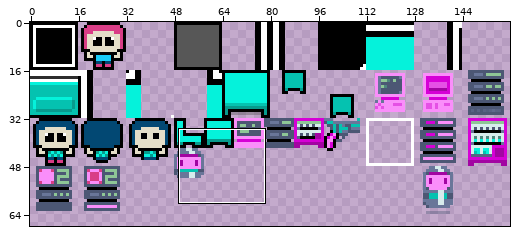
One commit to this sprite sheet: atlas.png. Above, an overview of the earlier version with the close-up marked.
Close-up. Before the commit:
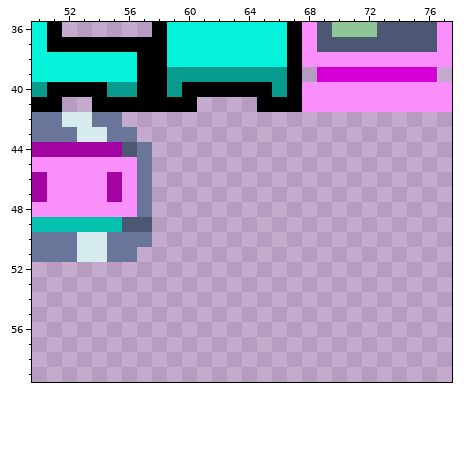
The file is 160x80 pixels. Colours within 5 levels of each other are drawn and written as one. Shown: x 50..77, y 36..59. The wide view leaves out empty margins.
And afterwards:
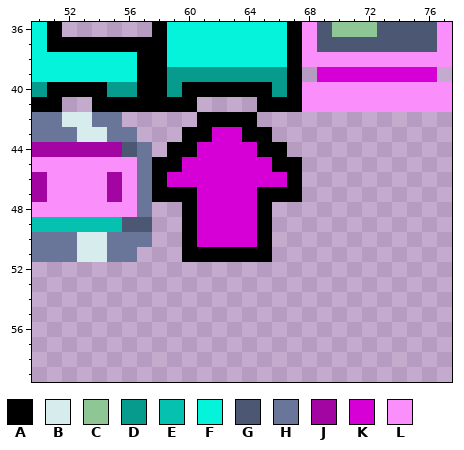
Palette (. is transparent): A #000000  B #d7ecec  C #8ec696  D #079b8d  E #05c2b0  F #05f2db  G #4c5774  H #697699  J #a205a2  K #d600d6  L #fa8efa
Changes in this commit:
{"y":42,"x":61,"old":"....","new":"AAAA"}
{"y":43,"x":60,"old":"......","new":"AAKKAA"}
{"y":44,"x":59,"old":"........","new":"AAKKKKAA"}
{"y":45,"x":58,"old":"..........","new":"AAKKKKKKAA"}
{"y":46,"x":58,"old":"..........","new":"AKKKKKKKKA"}
{"y":47,"x":58,"old":"..........","new":"AAAKKKKAAA"}
{"y":48,"x":60,"old":"......","new":"AKKKKA"}
{"y":49,"x":60,"old":"......","new":"AKKKKA"}
{"y":50,"x":60,"old":"......","new":"AKKKKA"}
{"y":51,"x":60,"old":"......","new":"AAAAAA"}
{"label":"added","picture_box":[152,112,302,262]}
